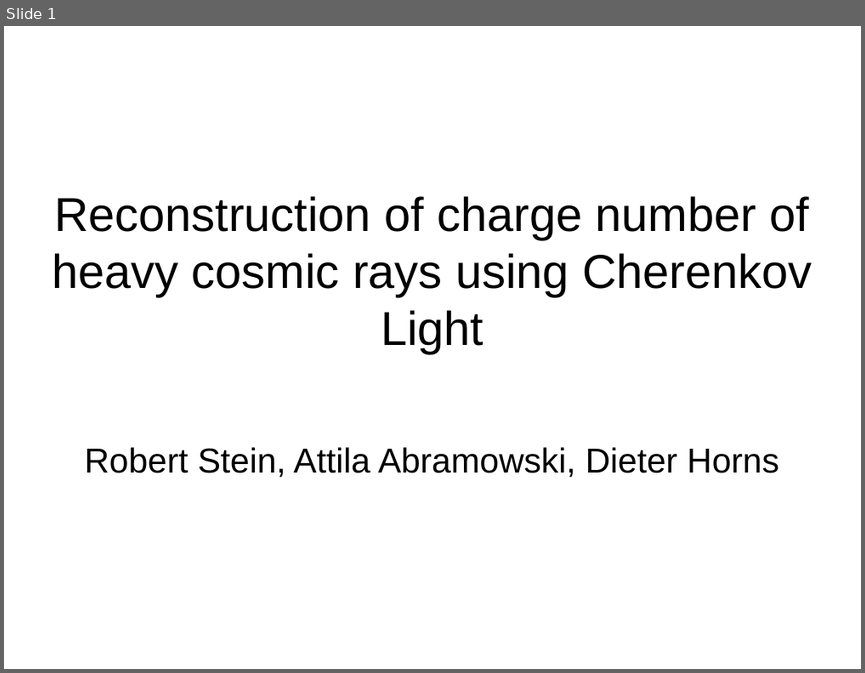
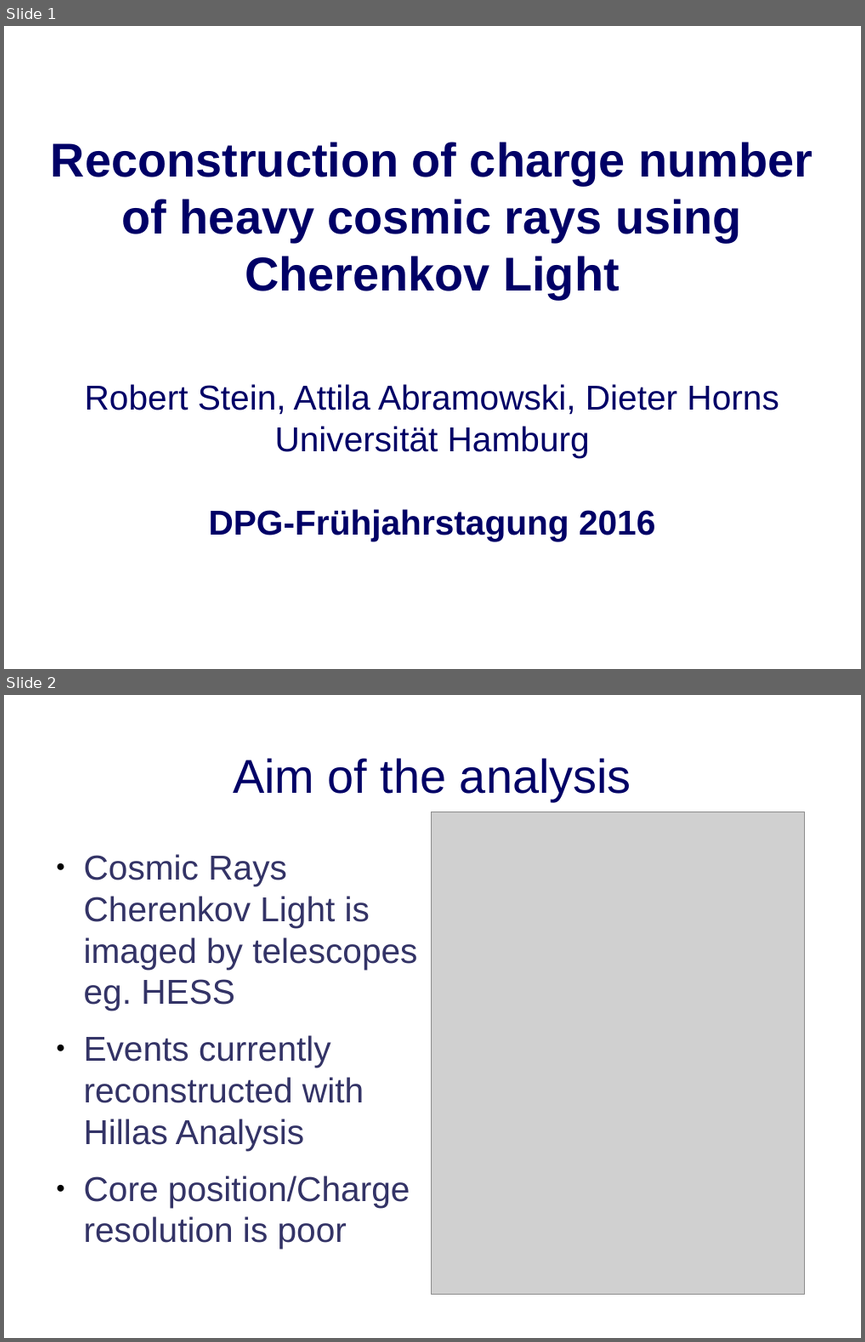
Before and after one commit to robertdstein/DESY, a slide deck: presentations/dpg presentation/slides.odp. Shown one above the other, each under a label of ours: slide 1 before the commit, slides 1 and 2 after it. The pictures are 865x673 and 865x1342 pixels, drawn with LibreOffice and Linux fonts; fonts in the diff are those of the drawing; grey boxes stand for pictures. Boxes give left, top, right and bottom in pixels: in the first picture for what was removed or moved away, otherwise in the second. Text is boxed around its words. In the diff, an @@ line names an element or a change of style, - is before the commit and + after.

```diff
--- a/presentations/dpg presentation/slides.odp
+++ b/presentations/dpg presentation/slides.odp
@@ slide 2 added at [4, 695, 861, 1338], background #FFFFFF @@
@@ title added at [233, 758, 631, 801], 44 pt, text #000066 @@
+Aim of the analysis
@@ picture added at [432, 811, 805, 1293] @@
@@ text added at [84, 854, 417, 1248], 32 pt, text #333366 @@
+● Cosmic Rays Cherenkov Light is imaged by telescopes eg. HESS
+● Events currently reconstructed with Hillas Analysis
+● Core position/Charge resolution is poor
@@ slide 1 changed as well @@
@@ title "Reconstruction of charge number of ...": place and size @@
-title "Reconstruction of charge number of ..." at [52, 196, 812, 353]
+title "Reconstruction of charge number of ..." at [51, 142, 813, 299]
@@ title "Reconstruction of charge number of ..." at [51, 142, 813, 299]: text colour #000000 to #000066, bold on @@
@@ subtitle at [85, 384, 778, 414]: text colour #000000 to #000066 in "Robert Stein, Attila Abramowski, Dieter Horns" @@
@@ subtitle at [209, 426, 655, 540]: paragraphs added @@
+Universität Hamburg
+DPG-Frühjahrstagung 2016
```
Also in this commit, not shown: 6 other slides changed, 40 other files.
